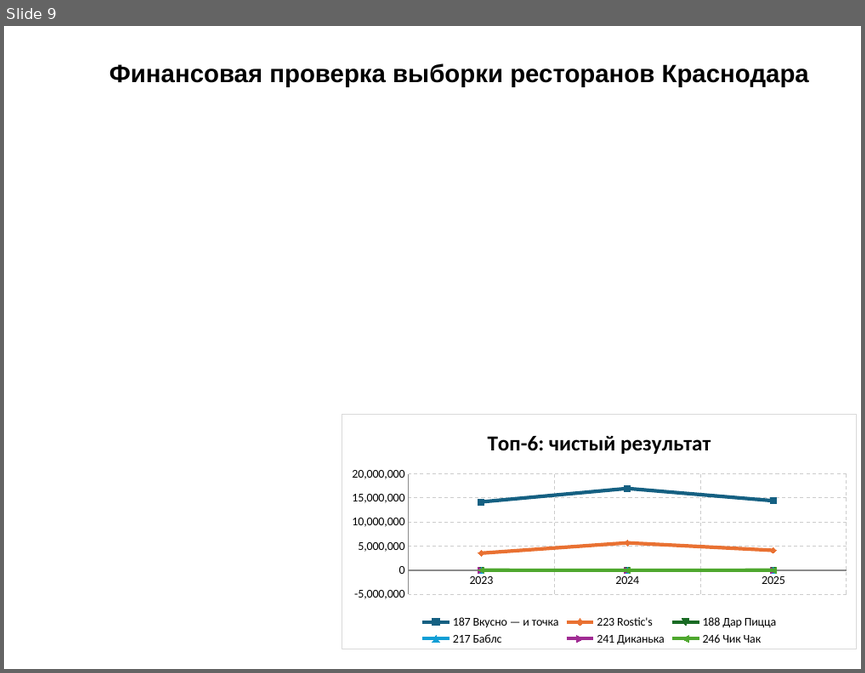
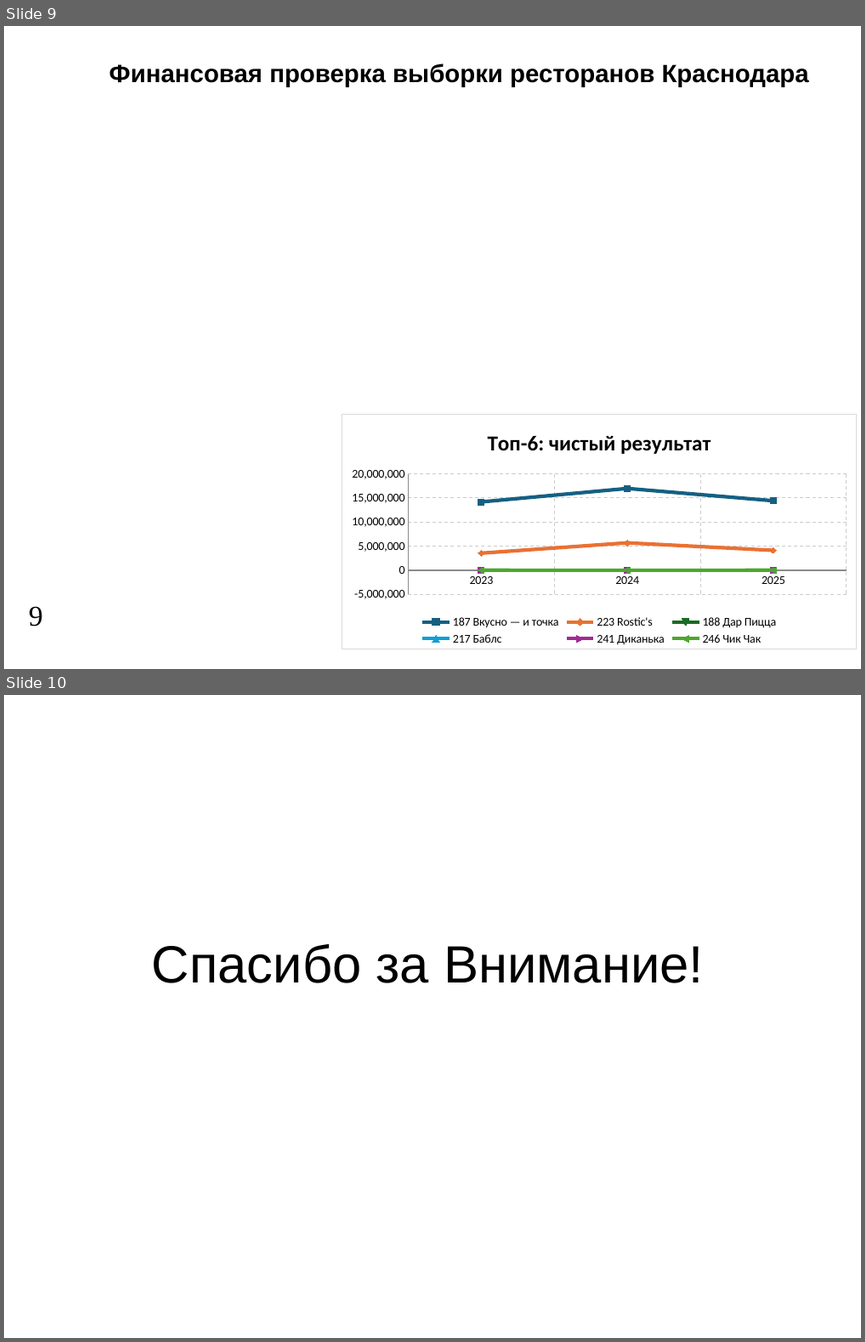
Before and after one commit to Dima3108/DecisionMakingSystems, a slide deck: Результаты работы.pptx. Shown one above the other, each under a label of ours: slide 9 before the commit, slides 9 and 10 after it. The pictures are 865x673 and 865x1342 pixels, drawn with LibreOffice and Linux fonts; fonts in the diff are those of the drawing; background and template pictures are left out. Boxes give left, top, right and bottom in pixels: in the first picture for what was removed or moved away, otherwise in the second. Text is boxed around its words. In the diff, an @@ line names an element or a change of style, - is before the commit and + after.

```diff
--- a/Результаты работы.pptx
+++ b/Результаты работы.pptx
@@ slide 10 added at [4, 695, 861, 1338], background picture (left out) @@
@@ title added at [152, 944, 704, 983], 44 pt, text #000000 @@
+Спасибо за Внимание!
@@ slide 9 changed as well @@
@@ page number added at [29, 606, 43, 626], 24 pt, text #000000 @@
+9
```
Also in this commit, not shown: 8 other slides changed, 2 other files.
